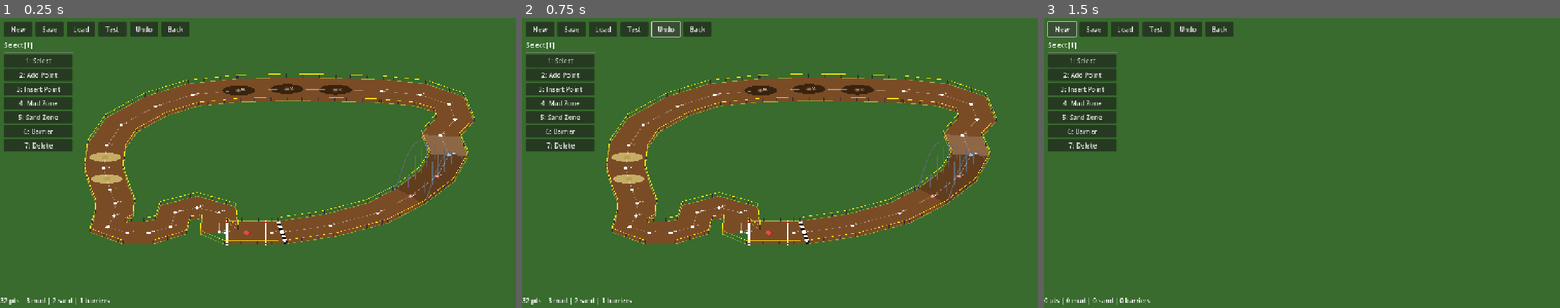
Above: before the commit, frames 1-3 (left to right).
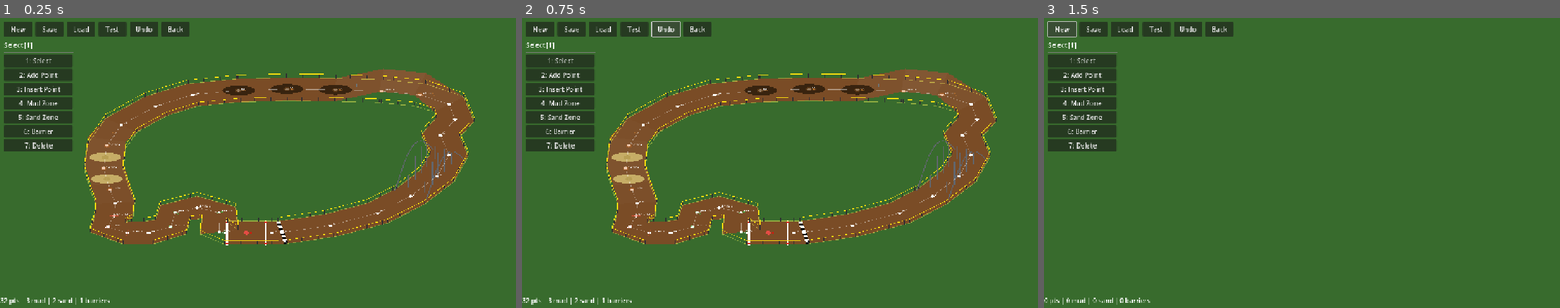
Above: after the commit, the same moments.

Repository: koniho/godot-cyclocross
Game: Godot game, scene res://scenes/course_editor.tscn
Same seed, same stepped clock (60 frames per second), same inputs: the game is played once before the commit and once after it. This scene is started directly instead of the project's main scene.
Inputs:
- Up to frame 1 (0.25 s): no input
- Up to frame 2 (0.75 s): click "Undo" at 0.5 s
- Up to frame 3 (1.5 s): click "New" at 1.25 s

The runs differ from the first frame. In frame 1, 2.7% of the frame differs, in the area x 16-91%, y 17-76%; in frame 2, 2.7%; in frame 3, nothing differs.
Error before the commit: Out of bounds get index '0' (on base: 'PackedVector2Array') (res://src/course_builder.gd:163)
Error after the commit: Out of bounds get index '0' (on base: 'PackedVector2Array') (res://src/course_builder.gd:223)

Commit message:
Implement 2.5D elevation system with per-point heights and camber
Replace integer elevation modifiers with true height/camber floats:

- CourseData: track_heights (0-120px) and track_cambers (-1.0 to +1.0)
  replace track_elevations; backward-compatible JSON deserialization
- CourseBuilder: track quads offset vertically by height * VIS_SCALE (3.0),
  higher segments tinted lighter; chevron/arrow markers for slopes;
  get_ground_height_at() interpolates height along nearest segment;
  get_camber_at() interpolates camber; bridge arch adds on top of
  ground height; collision polygons remain at ground level
- Rider: slope-based speed from front/rear wheel height difference
  (uphill decelerates up to 60%, downhill accelerates up to 40%);
  camber-based grip (off-camber reduces grip 30%, banked adds 15%);
  replaces old integer elevation logic
- Editor: Shift+[/] adjusts height ±5, C cycles camber values;
  overlay shows height labels, intensity rings, camber tilt lines

Default course has hills at upper-right (h=25) and far-left descent
(h=15), off-camber hairpin (-0.3), banked U-hairpin (+0.2).

Co-Authored-By: Claude Opus 4.6 (1M context) <noreply@anthropic.com>

Diff:
--- a/src/course/course_data.gd
+++ b/src/course/course_data.gd
@@ -14,8 +14,11 @@
 # Per-point half-track width (default 80.0). Must stay in sync with track_points.size().
 @export var track_widths: PackedFloat32Array = PackedFloat32Array()
 
-# Per-point elevation modifier: -1 (downhill), 0 (flat), +1 (uphill). Same size as track_points.
-@export var track_elevations: PackedInt32Array = PackedInt32Array()
+# Per-point height in pixels (0-120 range, default 0.0). Same size as track_points.
+@export var track_heights: PackedFloat32Array = PackedFloat32Array()
+
+# Per-point camber (-1.0 to +1.0, 0.0 = flat, negative = off-camber, positive = banked).
+@export var track_cambers: PackedFloat32Array = PackedFloat32Array()
 
 # Terrain zones: [{center: Vector2, half: Vector2}]
 @export var mud_zones: Array = []
@@ -39,7 +42,8 @@
 		"lap_count": lap_count,
 		"track_points": pts,
 		"track_widths": Array(track_widths),
-		"track_elevations": Array(track_elevations),
+		"track_heights": Array(track_heights),
+		"track_cambers": Array(track_cambers),
 		"mud_zones": _zones_to_array(mud_zones),
 		"sand_zones": _zones_to_array(sand_zones),
 		"barrier_pairs": barrier_pairs.duplicate(true),
@@ -59,21 +63,41 @@
 		pts.append(Vector2(p[0], p[1]))
 	cd.track_points = pts
 
+	var n := pts.size()
+
 	var widths_raw: Array = d.get("track_widths", [])
-	if widths_raw.size() == pts.size():
+	if widths_raw.size() == n:
 		cd.track_widths = PackedFloat32Array(widths_raw)
 	else:
 		cd.track_widths = PackedFloat32Array()
-		cd.track_widths.resize(pts.size())
+		cd.track_widths.resize(n)
 		cd.track_widths.fill(80.0)
 
-	var elev_raw: Array = d.get("track_elevations", [])
-	if elev_raw.size() == pts.size():
-		cd.track_elevations = PackedInt32Array(elev_raw)
+	# New height system — with backward compat for old track_elevations
+	var heights_raw: Array = d.get("track_heights", [])
+	if heights_raw.size() == n:
+		cd.track_heights = PackedFloat32Array(heights_raw)
 	else:
-		cd.track_elevations = PackedInt32Array()
-		cd.track_elevations.resize(pts.size())
-		cd.track_elevations.fill(0)
+		# Try converting legacy track_elevations: -1→0, 0→0, 1→30
+		var elev_raw: Array = d.get("track_elevations", [])
+		cd.track_heights = PackedFloat32Array()
+		cd.track_heights.resize(n)
+		cd.track_heights.fill(0.0)
+		if elev_raw.size() == n:
+			for i in n:
+				var e: int = int(elev_raw[i])
+				if e == 1:
+					cd.track_heights[i] = 30.0
+				else:
+					cd.track_heights[i] = 0.0
+
+	var cambers_raw: Array = d.get("track_cambers", [])
+	if cambers_raw.size() == n:
+		cd.track_cambers = PackedFloat32Array(cambers_raw)
+	else:
+		cd.track_cambers = PackedFloat32Array()
+		cd.track_cambers.resize(n)
+		cd.track_cambers.fill(0.0)
 
 	cd.mud_zones = _array_to_zones(d.get("mud_zones", []))
 	cd.sand_zones = _array_to_zones(d.get("sand_zones", []))
--- a/src/course_builder.gd
+++ b/src/course_builder.gd
@@ -30,6 +30,7 @@
 
 const BRIDGE_VIS_SCALE  := 3.0
 const BRIDGE_HALF_WIDTH := 90.0
+const VIS_SCALE         := 3.0  # visual height multiplier for ground elevation
 
 @export var course_data: CourseData = null
 
@@ -43,7 +44,8 @@
 # Cached from course_data for fast access
 var _track_pts: PackedVector2Array = PackedVector2Array()
 var _track_widths: PackedFloat32Array = PackedFloat32Array()
-var _track_elevations: PackedInt32Array = PackedInt32Array()
+var _track_heights: PackedFloat32Array = PackedFloat32Array()
+var _track_cambers: PackedFloat32Array = PackedFloat32Array()
 var _mud_zones: Array = []
 var _sand_zones: Array = []
 var _barrier_pairs: Array = []
@@ -69,17 +71,22 @@
 
 func _apply_data() -> void:
 	_track_pts = course_data.track_points
-	# Ensure widths/elevations arrays match track_points size
 	var n := _track_pts.size()
+	# Ensure widths array matches track_points size
 	if course_data.track_widths.size() != n:
 		course_data.track_widths.resize(n)
 		for i in n:
 			if course_data.track_widths[i] <= 0.0:
 				course_data.track_widths[i] = HALF_TRACK
 	_track_widths = course_data.track_widths
-	if course_data.track_elevations.size() != n:
-		course_data.track_elevations.resize(n)
-	_track_elevations = course_data.track_elevations
+	# Ensure heights array matches
+	if course_data.track_heights.size() != n:
+		course_data.track_heights.resize(n)
+	_track_heights = course_data.track_heights
+	# Ensure cambers array matches
+	if course_data.track_cambers.size() != n:
+		course_data.track_cambers.resize(n)
+	_track_cambers = course_data.track_cambers
 	_mud_zones = course_data.mud_zones
 	_sand_zones = course_data.sand_zones
 	_barrier_pairs = course_data.barrier_pairs
@@ -116,22 +123,73 @@
 
 # ── Visuals ───────────────────────────────────────────────────────────────────
 
+func _get_height_at_index(i: int) -> float:
+	if i < _track_heights.size():
+		return _track_heights[i]
+	return 0.0
+
+func _height_visual_offset(h: float) -> Vector2:
+	return Vector2(0.0, -h * VIS_SCALE)
+
 func _build_visuals() -> void:
 	var n := _outer.size()
 
-	# Build track as individual quad segments so each can be tinted by elevation
+	# Build track as individual quad segments with height offset and tinting
 	for i in n:
 		var j := (i + 1) % n
-		var elev: int = _track_elevations[i] if i < _track_elevations.size() else 0
+		var h_i := _get_height_at_index(i)
+		var h_j := _get_height_at_index(j)
+		var avg_h := (h_i + h_j) * 0.5
+
+		# Tint: higher = slightly lighter, lower = normal dirt
 		var col := C_DIRT
-		if elev > 0:
-			col = C_DIRT.darkened(0.2)   # uphill — darker
-		elif elev < 0:
-			col = C_DIRT.lightened(0.15)  # downhill — lighter
+		if avg_h > 1.0:
+			col = C_DIRT.lightened(clampf(avg_h / 120.0 * 0.3, 0.0, 0.3))
+		elif avg_h < -1.0:
+			col = C_DIRT.darkened(clampf(-avg_h / 120.0 * 0.2, 0.0, 0.2))
+
+		# Compute visual vertices with height offset
+		var off_i := _height_visual_offset(h_i)
+		var off_j := _height_visual_offset(h_j)
 		var quad := Polygon2D.new()
 		quad.color = col
-		quad.polygon = PackedVector2Array([_outer[i], _outer[j], _inner[j], _inner[i]])
+		quad.polygon = PackedVector2Array([
+			_outer[i] + off_i, _outer[j] + off_j,
+			_inner[j] + off_j, _inner[i] + off_i
+		])
 		add_child(quad)
+
+	# Elevation markers: chevrons for uphill, arrows for downhill
+	for i in n:
+		var j := (i + 1) % n
+		var h_i := _get_height_at_index(i)
+		var h_j := _get_height_at_index(j)
+		var slope := h_j - h_i
+		if absf(slope) < 2.0:
+			continue
+		var center := (_track_pts[i] + _track_pts[j]) * 0.5
+		var avg_h := (h_i + h_j) * 0.5
+		var vis_center := center + _height_visual_offset(avg_h)
+		var dir := (_track_pts[j] - _track_pts[i]).normalized()
+		var perp := Vector2(-dir.y, dir.x)
+		var marker := Line2D.new()
+		marker.width = 2.0
+		marker.z_index = 1
+		if slope > 0:
+			# Uphill chevron pointing in travel direction
+			marker.default_color = Color(1.0, 0.6, 0.2, 0.35)
+			var tip := vis_center + dir * 8.0
+			marker.add_point(vis_center - dir * 6.0 + perp * 12.0)
+			marker.add_point(tip)
+			marker.add_point(vis_center - dir * 6.0 - perp * 12.0)
+		else:
+			# Downhill arrow
+			marker.default_color = Color(0.3, 0.7, 1.0, 0.35)
+			var tip := vis_center + dir * 8.0
+			marker.add_point(vis_center + dir * 6.0 + perp * 12.0)
+			marker.add_point(tip)
+			marker.add_point(vis_center + dir * 6.0 - perp * 12.0)
+		add_child(marker)
 
 	var infield := Polygon2D.new()
 	infield.name = "Infield"
@@ -160,8 +218,10 @@
 	add_child(poly)
 
 func _add_start_finish() -> void:
-	var a := _outer[0]
-	var b := _inner[0]
+	var h0 := _get_height_at_index(0)
+	var off := _height_visual_offset(h0)
+	var a := _outer[0] + off
+	var b := _inner[0] + off
 	var dir  := (b - a).normalized()
 	var perp := Vector2(-dir.y, dir.x) * 8.0
 	var black := true
@@ -309,6 +369,12 @@
 	var bridge_b: Vector2 = ep[1]
 	var bridge_height: float = ep[2]
 
+	# Ground heights at bridge start/end for combining
+	var si: int = _bridge.get("start_idx", 0)
+	var ei: int = _bridge.get("end_idx", 0)
+	var gh_start := _get_height_at_index(si)
+	var gh_end := _get_height_at_index(ei)
+
 	const N := 14
 	var dir: Vector2  = (bridge_b - bridge_a).normalized()
 	var perp: Vector2 = Vector2(-dir.y, dir.x)
@@ -319,8 +385,11 @@
 	for i in N:
 		var t    := float(i) / float(N - 1)
 		var gp   := bridge_a.lerp(bridge_b, t)
-		var lift := -sin(t * PI) * bridge_height * BRIDGE_VIS_SCALE
-		var ep2  := gp + Vector2(0.0, lift)
+		# Bridge arch on top of interpolated ground height
+		var ground_h := lerpf(gh_start, gh_end, t)
+		var arch_h := sin(t * PI) * bridge_height
+		var total_lift := -(ground_h + arch_h) * BRIDGE_VIS_SCALE
+		var ep2  := gp + Vector2(0.0, total_lift)
 		deck_left.append(ep2  + perp * HALF_TRACK * 0.92)
 		deck_right.append(ep2 - perp * HALF_TRACK * 0.92)
 
@@ -337,8 +406,10 @@
 
 	for t: float in [0.15, 0.35, 0.50, 0.65, 0.85]:
 		var gp   := bridge_a.lerp(bridge_b, t)
-		var lift := -sin(t * PI) * bridge_height * BRIDGE_VIS_SCALE
-		var ep2  := gp + Vector2(0.0, lift)
+		var ground_h := lerpf(gh_start, gh_end, t)
+		var arch_h := sin(t * PI) * bridge_height
+		var total_lift := -(ground_h + arch_h) * BRIDGE_VIS_SCALE
+		var ep2  := gp + Vector2(0.0, total_lift)
 		for sx: float in [-0.5, 0.5]:
 			var top := ep2 + perp * (HALF_TRACK * sx)
 			var bot := gp  + perp * (HALF_TRACK * sx)
@@ -481,14 +552,83 @@
 func get_track_points() -> PackedVector2Array:
 	return PackedVector2Array(_track_pts)
 
+## Returns the combined ground height + bridge arch height at the given global position.
+## Ground height is interpolated from per-point track_heights.
+## Bridge arch is added on top if the position is within the bridge zone.
 func get_height_at(pos: Vector2) -> float:
+	var lp := to_local(pos)
+	var ground_h := get_ground_height_at(lp)
+
+	# Add bridge arch on top
 	var ep := _get_bridge_endpoints()
-	if ep.size() == 0:
+	if ep.size() > 0:
+		var t: float = _bridge_t(lp)
+		if t >= 0.0:
+			ground_h += sin(t * PI) * ep[2]
+
+	return ground_h
+
+## Returns interpolated ground height at a position in LOCAL course space.
+## Finds the nearest track segment and interpolates the height along it.
+func get_ground_height_at(pos: Vector2) -> float:
+	var n := _track_pts.size()
+	if n < 2:
 		return 0.0
-	var t: float = _bridge_t(to_local(pos))
-	if t < 0.0:
+
+	var best_d := INF
+	var best_i := 0
+	var best_t := 0.0
+
+	for i in n:
+		var j := (i + 1) % n
+		var a: Vector2 = _track_pts[i]
+		var b: Vector2 = _track_pts[j]
+		var seg: Vector2 = b - a
+		var len_sq := seg.length_squared()
+		var t := 0.0
+		if len_sq > 0.001:
+			t = clampf((pos - a).dot(seg) / len_sq, 0.0, 1.0)
+		var closest := a + seg * t
+		var d := pos.distance_to(closest)
+		if d < best_d:
+			best_d = d
+			best_i = i
+			best_t = t
+
+	var h_i := _get_height_at_index(best_i)
+	var h_j := _get_height_at_index((best_i + 1) % n)
+	return lerpf(h_i, h_j, best_t)
+
+## Returns interpolated camber at a position in GLOBAL space.
+func get_camber_at(pos: Vector2) -> float:
+	var lp := to_local(pos)
+	var n := _track_pts.size()
+	if n < 2:
 		return 0.0
-	return sin(t * PI) * ep[2]
+
+	var best_d := INF
+	var best_i := 0
+	var best_t := 0.0
+
+	for i in n:
+		var j := (i + 1) % n
+		var a: Vector2 = _track_pts[i]
+		var b: Vector2 = _track_pts[j]
+		var seg: Vector2 = b - a
+		var len_sq := seg.length_squared()
+		var t := 0.0
+		if len_sq > 0.001:
+			t = clampf((lp - a).dot(seg) / len_sq, 0.0, 1.0)
+		var closest := a + seg * t
+		var d := lp.distance_to(closest)
+		if d < best_d:
+			best_d = d
+			best_i = i
+			best_t = t
+
+	var c_i: float = _track_cambers[best_i] if best_i < _track_cambers.size() else 0.0
+	var c_j: float = _track_cambers[(best_i + 1) % n] if (best_i + 1) % n < _track_cambers.size() else 0.0
+	return lerpf(c_i, c_j, best_t)
 
 func get_layer_at(pos: Vector2) -> int:
 	var ep := _get_bridge_endpoints()
@@ -497,23 +637,6 @@
 	var t: float = _bridge_t(to_local(pos))
 	if t >= 0.0 and sin(t * PI) * ep[2] > ep[2] * 0.3:
 		return 1
-	return 0
-
-func get_elevation_at(pos: Vector2) -> int:
-	# Find nearest track segment and return its elevation modifier
-	var lp := to_local(pos)
-	var n := _track_pts.size()
-	if n < 2:
-		return 0
-	var best_d := INF
-	var best_i := 0
-	for i in n:
-		var d := lp.distance_to(_track_pts[i])
-		if d < best_d:
-			best_d = d
-			best_i = i
-	if best_i < _track_elevations.size():
-		return _track_elevations[best_i]
 	return 0
 
 func is_on_course(pos: Vector2) -> bool:
@@ -545,13 +668,38 @@
 	cd.track_widths = PackedFloat32Array()
 	cd.track_widths.resize(n)
 	cd.track_widths.fill(80.0)
-	cd.track_elevations = PackedInt32Array()
-	cd.track_elevations.resize(n)
-	cd.track_elevations.fill(0)
-	# Bridge section is uphill then downhill
-	cd.track_elevations[3] = 1   # bridge ramp up
-	cd.track_elevations[4] = 1
-	cd.track_elevations[5] = -1  # bridge ramp down
+
+	# Height map (0-120 px)
+	cd.track_heights = PackedFloat32Array()
+	cd.track_heights.resize(n)
+	cd.track_heights.fill(0.0)
+	# Bridge approach points — bridge arch handles their visual elevation
+	cd.track_heights[3] = 0.0
+	cd.track_heights[4] = 0.0
+	cd.track_heights[5] = 0.0
+	# Gentle hill at upper right (pts 9-10)
+	cd.track_heights[9] = 25.0
+	cd.track_heights[10] = 25.0
+	# Gentle rise on far-left descent (pts 17-19)
+	cd.track_heights[17] = 15.0
+	cd.track_heights[18] = 15.0
+	cd.track_heights[19] = 15.0
+
+	# Camber map (-1.0 to +1.0)
+	cd.track_cambers = PackedFloat32Array()
+	cd.track_cambers.resize(n)
+	cd.track_cambers.fill(0.0)
+	# Far-left hairpin: off-camber
+	cd.track_cambers[21] = -0.3
+	cd.track_cambers[22] = -0.3
+	cd.track_cambers[23] = -0.3
+	# U-hairpin: on-camber (banked)
+	cd.track_cambers[25] = 0.2
+	cd.track_cambers[26] = 0.2
+	cd.track_cambers[27] = 0.2
+	cd.track_cambers[28] = 0.2
+	cd.track_cambers[29] = 0.2
+
 	cd.mud_zones = [
 		{"center": Vector2(1120, 95), "half": Vector2(68, 34)},
 		{"center": Vector2(920, 90),  "half": Vector2(68, 34)},
--- a/src/editor/course_editor.gd
+++ b/src/editor/course_editor.gd
@@ -73,11 +73,17 @@
 			if event.ctrl_pressed or event.meta_pressed:
 				_test_course()
 		KEY_BRACKETLEFT:
-			_adjust_width(-10.0)
+			if event.shift_pressed:
+				_adjust_height(-5.0)
+			else:
+				_adjust_width(-10.0)
 		KEY_BRACKETRIGHT:
-			_adjust_width(10.0)
-		KEY_E:
-			_cycle_elevation()
+			if event.shift_pressed:
+				_adjust_height(5.0)
+			else:
+				_adjust_width(10.0)
+		KEY_C:
+			_cycle_camber()
 
 func _handle_click(_event: InputEventMouseButton, pos: Vector2) -> void:
 	match current_tool:
@@ -298,18 +304,30 @@
 	course_builder.rebuild()
 	_update_status()
 
-func _cycle_elevation() -> void:
+func _adjust_height(delta_h: float) -> void:
 	if _selected_pt < 0 or _selected_pt >= course_data.track_points.size():
 		return
-	var e: int = course_data.track_elevations[_selected_pt]
-	# Cycle: 0 → 1 → -1 → 0
-	if e == 0:
-		e = 1
-	elif e == 1:
-		e = -1
-	else:
-		e = 0
-	course_data.track_elevations[_selected_pt] = e
+	var h: float = course_data.track_heights[_selected_pt] + delta_h
+	course_data.track_heights[_selected_pt] = clampf(h, 0.0, 120.0)
+	_push_undo()
+	course_builder.rebuild()
+	_update_status()
+
+func _cycle_camber() -> void:
+	if _selected_pt < 0 or _selected_pt >= course_data.track_points.size():
+		return
+	var c: float = course_data.track_cambers[_selected_pt]
+	# Cycle through: 0 → 0.3 → 0.5 → -0.5 → -0.3 → 0
+	var steps := [0.0, 0.3, 0.5, -0.5, -0.3]
+	var best_i := 0
+	var best_d := INF
+	for i in steps.size():
+		var d := absf(steps[i] - c)
+		if d < best_d:
+			best_d = d
+			best_i = i
+	var next_i := (best_i + 1) % steps.size()
+	course_data.track_cambers[_selected_pt] = steps[next_i]
 	_push_undo()
 	course_builder.rebuild()
 	_update_status()
@@ -370,21 +388,33 @@
 	for i in n:
 		overlay.draw_line(pts[i], pts[(i + 1) % n], Color(1.0, 1.0, 1.0, 0.4), 2.0)
 
-	# Draw point handles with elevation indicators
+	# Draw point handles with height and camber indicators
 	for i in n:
 		var p: Vector2 = pts[i]
 		var is_sel := (_selected_pt == i)
 		var col := Color.YELLOW if is_sel else Color.WHITE
 		overlay.draw_circle(p, 8.0, col)
-		# Elevation indicator
-		var elev: int = course_data.track_elevations[i] if i < course_data.track_elevations.size() else 0
+		# Height indicator
+		var h: float = course_data.track_heights[i] if i < course_data.track_heights.size() else 0.0
 		var label := str(i)
-		if elev > 0:
-			label += "^"   # uphill
-			overlay.draw_circle(p, 12.0, Color(0.8, 0.3, 0.2, 0.5))
-		elif elev < 0:
-			label += "v"   # downhill
-			overlay.draw_circle(p, 12.0, Color(0.2, 0.5, 0.8, 0.5))
+		if h > 0.5:
+			label += " h%.0f" % h
+			var intensity := clampf(h / 120.0, 0.0, 1.0)
+			overlay.draw_circle(p, 12.0, Color(0.8, 0.4, 0.1, 0.3 + intensity * 0.4))
+		# Camber indicator (tilt line)
+		var c: float = course_data.track_cambers[i] if i < course_data.track_cambers.size() else 0.0
+		if absf(c) > 0.01:
+			var prev_pt: Vector2 = pts[(i - 1 + n) % n]
+			var next_pt: Vector2 = pts[(i + 1) % n]
+			var dir: Vector2 = (next_pt - prev_pt).normalized()
+			var perp := Vector2(-dir.y, dir.x)
+			# Draw tilt line: angled based on camber value
+			var tilt_len := 18.0
+			var tilt_y := c * 10.0  # positive camber = banked (line tilts inward)
+			var tilt_col := Color(0.2, 0.8, 0.3, 0.6) if c > 0 else Color(0.9, 0.3, 0.2, 0.6)
+			overlay.draw_line(p + perp * tilt_len + Vector2(0, -tilt_y),
+				p - perp * tilt_len + Vector2(0, tilt_y), tilt_col, 2.5)
+			label += " c%.1f" % c
 		overlay.draw_string(ThemeDB.fallback_font, p + Vector2(10, -6), label, HORIZONTAL_ALIGNMENT_LEFT, -1, 14, Color.WHITE)
 
 	# Draw mud/sand zone centers
@@ -422,13 +452,14 @@
 	var info := "%d pts | %d mud | %d sand | %d barriers" % [pts, mud, sand, bp]
 	if _selected_pt >= 0 and _selected_pt < pts:
 		var w: float = course_data.track_widths[_selected_pt]
-		var e: int = course_data.track_elevations[_selected_pt]
-		var elev_name := "flat"
-		if e > 0:
-			elev_name = "uphill"
-		elif e < 0:
-			elev_name = "downhill"
-		info += "  |  pt %d: width=%.0f [/]  elev=%s [E]" % [_selected_pt, w, elev_name]
+		var h: float = course_data.track_heights[_selected_pt]
+		var c: float = course_data.track_cambers[_selected_pt]
+		var camber_str := "flat"
+		if c > 0.01:
+			camber_str = "banked %.1f" % c
+		elif c < -0.01:
+			camber_str = "off-camber %.1f" % c
+		info += "  |  pt %d: width=%.0f [/]  height=%.0f [Shift+[/]]  camber=%s [C]" % [_selected_pt, w, h, camber_str]
 	status_label.text = info
 
 # ── Button callbacks (connected from scene) ───────────────────────────────────
--- a/src/rider/rider.gd
+++ b/src/rider/rider.gd
@@ -186,14 +186,29 @@
 	var terrain_max: float = max_speed * terrain_props.max_speed_mult
 	var terrain_decel: float = terrain_props.get("deceleration", 30.0)
 
-	# Elevation effect: uphill slows, downhill boosts
-	var elev: int = _get_elevation()
-	if elev > 0:
-		terrain_max *= 0.75
-		accel_mult *= 0.6
-	elif elev < 0:
-		terrain_max *= 1.15
-		terrain_decel *= 0.3  # coasts longer downhill
+	# Slope-based speed: compute height difference between front and rear wheel
+	var fwd_slope := Vector2.RIGHT.rotated(heading)
+	var front_pos := global_position + fwd_slope * WHEEL_OFFSET
+	var rear_pos  := global_position - fwd_slope * WHEEL_OFFSET
+	var h_front := _get_height_at_pos(front_pos)
+	var h_rear  := _get_height_at_pos(rear_pos)
+	var slope_val := (h_front - h_rear) / (WHEEL_OFFSET * 2.0)  # positive = uphill
+	# Uphill: reduce speed; downhill: boost speed
+	if slope_val > 0.01:
+		var uphill_factor := clampf(slope_val * 4.0, 0.0, 0.6)  # up to 60% reduction
+		terrain_max *= (1.0 - uphill_factor)
+		accel_mult *= (1.0 - uphill_factor * 0.8)
+	elif slope_val < -0.01:
+		var downhill_factor := clampf(-slope_val * 3.0, 0.0, 0.4)  # up to 40% boost
+		terrain_max *= (1.0 + downhill_factor)
+		terrain_decel *= (1.0 - downhill_factor * 0.7)  # coasts longer downhill
+
+	# Camber-based grip: off-camber reduces grip, on-camber increases it
+	var camber := _get_camber()
+	if camber < 0.0:
+		grip *= (1.0 + camber * 0.3)  # off-camber: up to 30% grip reduction at -1.0
+	elif camber > 0.0:
+		grip *= (1.0 + camber * 0.15)  # on-camber: up to 15% grip increase at +1.0
 
 	if is_braking:
 		# Ramp from light to hard braking the longer the key is held
@@ -517,7 +532,12 @@
 		return course.get_layer_at(global_position)
 	return 0
 
-func _get_elevation() -> int:
-	if course and course.has_method("get_elevation_at"):
-		return course.get_elevation_at(global_position)
-	return 0
+func _get_height_at_pos(pos: Vector2) -> float:
+	if course and course.has_method("get_height_at"):
+		return course.get_height_at(pos)
+	return 0.0
+
+func _get_camber() -> float:
+	if course and course.has_method("get_camber_at"):
+		return course.get_camber_at(global_position)
+	return 0.0
